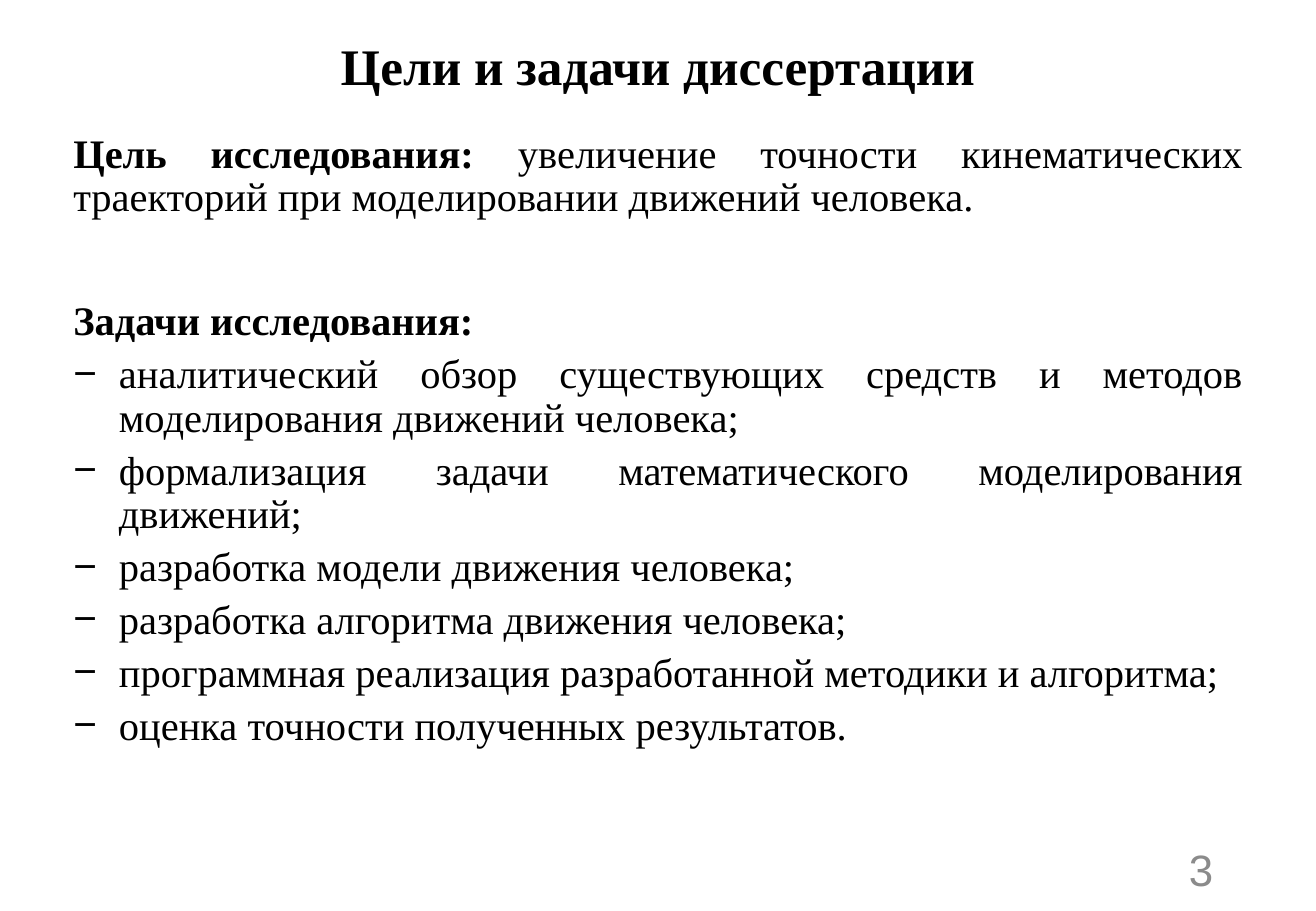
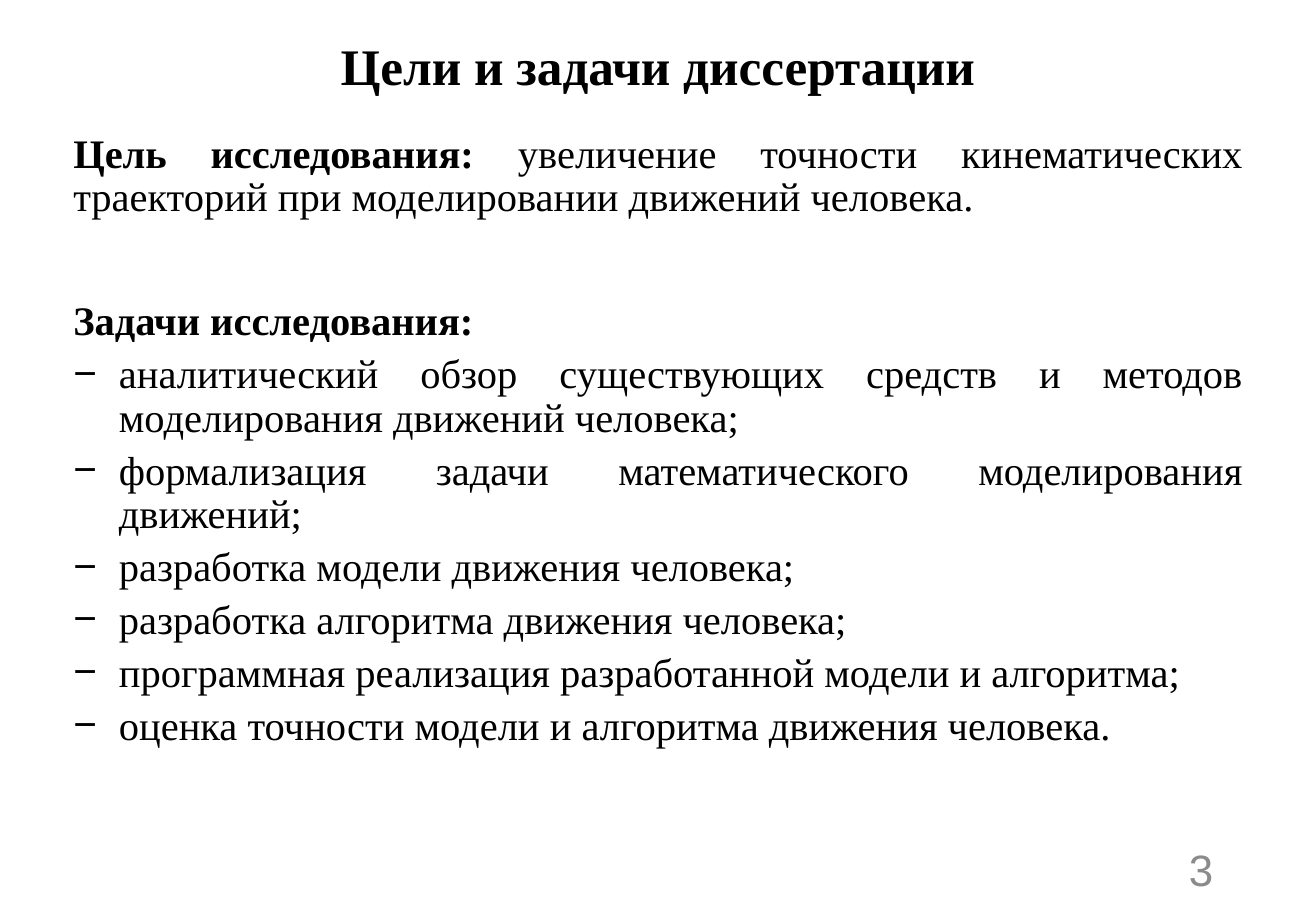
Before and after one commit to n7arti/MIET.Magistratura, a slide deck: slide 3 of Диссертация/Смотр 2 курс 2 семестр/Артамонова_презентация.pptx. Drawn at 1316x911 pixels with LibreOffice and Linux fonts; fonts in the diff are those of the drawing. Boxes give left, top, right and bottom in pixels: in the first picture for what was removed or moved away, otherwise in the second. Text is boxed around its words. In the diff, an @@ line names an element or a change of style, - is before the commit and + after.

```diff
--- a/Диссертация/Смотр 2 курс 2 семестр/Артамонова_презентация.pptx
+++ b/Диссертация/Смотр 2 курс 2 семестр/Артамонова_презентация.pptx
@@ text at bbox=[119, 658, 1180, 748]: text changed @@
-  − программная реализация разработанной методики и алгоритма;
-  − оценка точности полученных результатов.
+  − программная реализация разработанной модели и алгоритма;
+  − оценка точности модели и алгоритма движения человека.
```
Also in this commit, not shown: 4 other slides changed, 2 other files.
